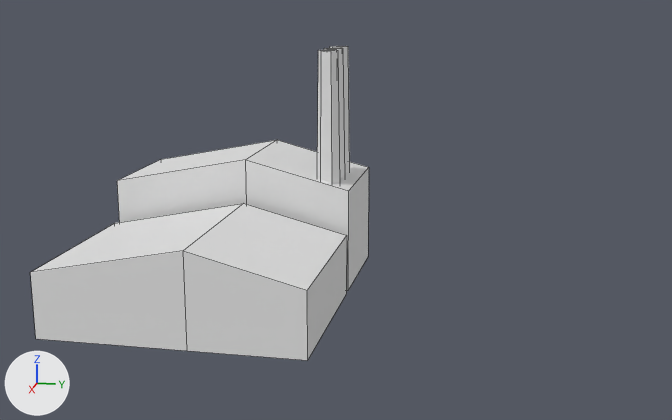
A saved change to the FBX model Assets/Assets/Meshes/City_Diorama/SM_Blockout_Factory_01.fbx.
The view is the same before and after, from a 50 mm lens placed at (13.18, 5.35, 3.99), pointed at (2.13, 3.14, 1.22). Lighting does not change. The marker at lower left points along +X, +Y and +Z. The first picture is the older version. Mesh edges are drawn as thin lines. Where no turn or scale is listed for an object, it has been applied to the vertices.

Names of what the first picture shows: 'SM_Blockout_Factory_01'.
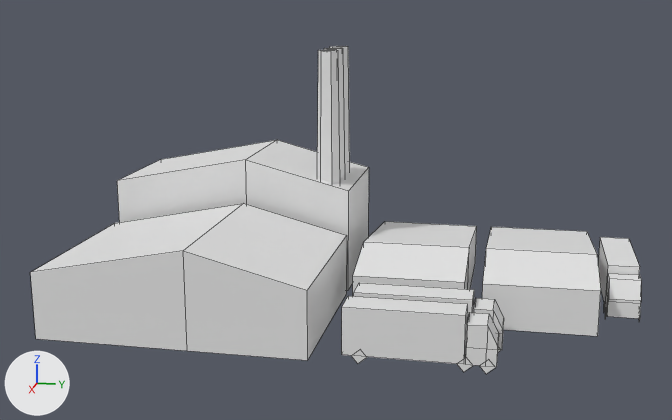
Diff of the bpy script that builds the scene:
```diff
--- a/Assets/Assets/Meshes/City_Diorama/SM_Blockout_Factory_01.fbx.py
+++ b/Assets/Assets/Meshes/City_Diorama/SM_Blockout_Factory_01.fbx.py
@@ me_plane_006 @@
 # used by ob_sm_blockout_factory_01; location = (0.0, 0.0, 0.0)
-me_plane_006.from_pydata(...)  # 60 vertices, 40 faces; spans x 0.0..4.0, y 0.0..3.2, z 0.0..3.12
+me_plane_006.from_pydata(...)  # 234 vertices, 140 faces; spans x 0.0..4.0, y 0.0..6.88, z -0.09..3.12
+# me_plane_006 part 1: a new loose piece, a box spanning x 2.9..3.27, y 3.57..4.91, z 0.0..0.55, in mat_m_gradient_01 (its picture is missing)
+# me_plane_006 part 2: a new loose piece, a box spanning x 3.4..3.78, y 3.53..4.87, z 0.0..0.55, in mat_m_gradient_01 (its picture is missing)
+# me_plane_006 part 3: a new loose piece, a box spanning x 0.27..1.61, y 6.49..6.87, z 0.0..0.55, in mat_m_gradient_01 (its picture is missing)
+# me_plane_006 part 4
+# 78 vertices are added at x 0.0..3.79, y 3.45..6.88, z -0.09..0.76
+# 22 new vertices lie (0.0, 0.1, 0.09) away from vertices in x 2.88..3.79, y 3.64..5.1, z -0.09..0.0
+# 18 new vertices lie (0.0, 0.0, 0.2) away from vertices in x 1.62..3.78, y 4.88..6.87, z 0.0
+# 12 new vertices lie (0.0, 0.0, 0.25) away from vertices in x 1.62..3.78, y 4.88..6.87, z 0.2
+# 12 new vertices lie (0.1, 0.0, 0.09) away from vertices in x 0.38..1.84, y 6.48..6.88, z -0.09..0.0
+# 8 new vertices lie (0.0, 0.0, 0.55) away from vertices in x 0.0..2.65, y 3.45..6.33, z 0.0
+# 82 new faces join them
 me_plane_006.materials.append(mat_m_gradient_01)
```

Location of each change, (x1, y1, x2, y2) in pixels of the pictures (672 x 420 px):
'SM_Blockout_Factory_01', reshaped (80% wider): before (30, 46, 369, 360); after (30, 46, 641, 374)
part 1 of me_plane_006, added: after (354, 283, 474, 322)
part 2 of me_plane_006, added: after (342, 296, 468, 364)
part 3 of me_plane_006, added: after (598, 237, 640, 304)
part 4 of me_plane_006, added: after (351, 221, 641, 374)
